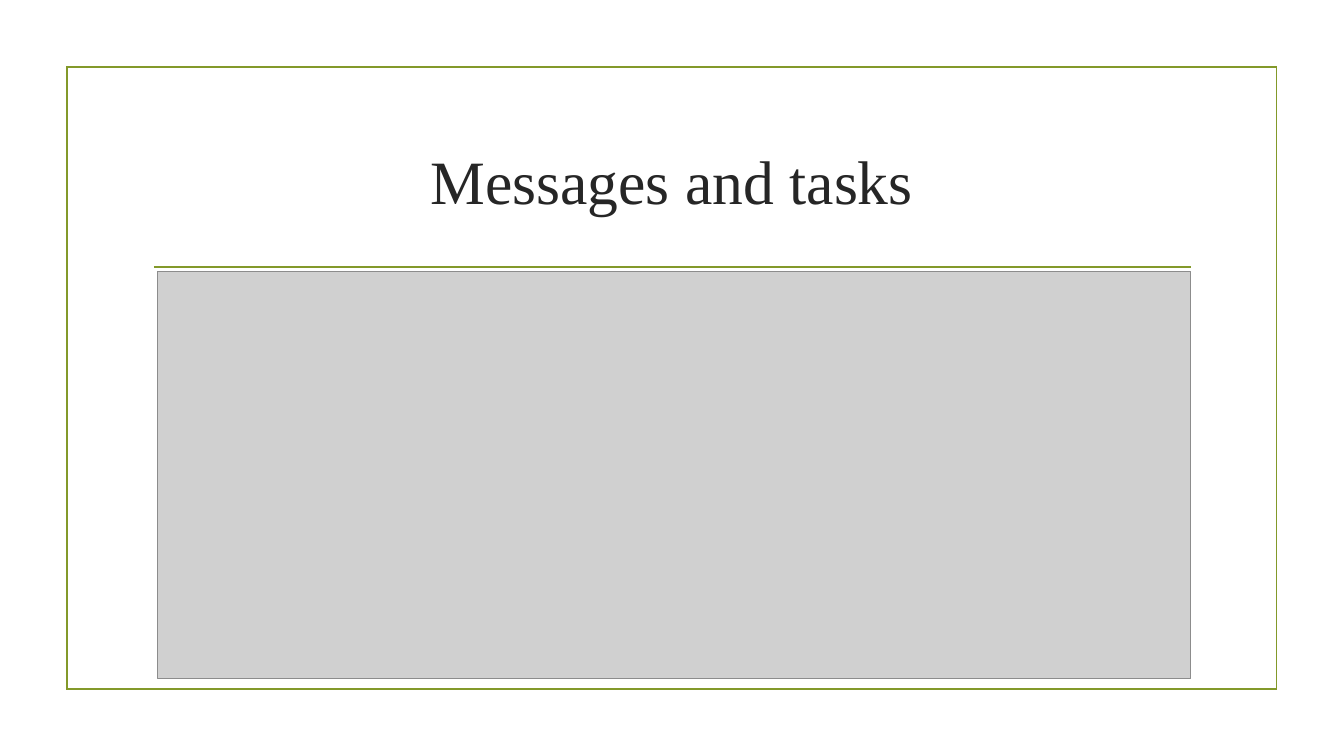
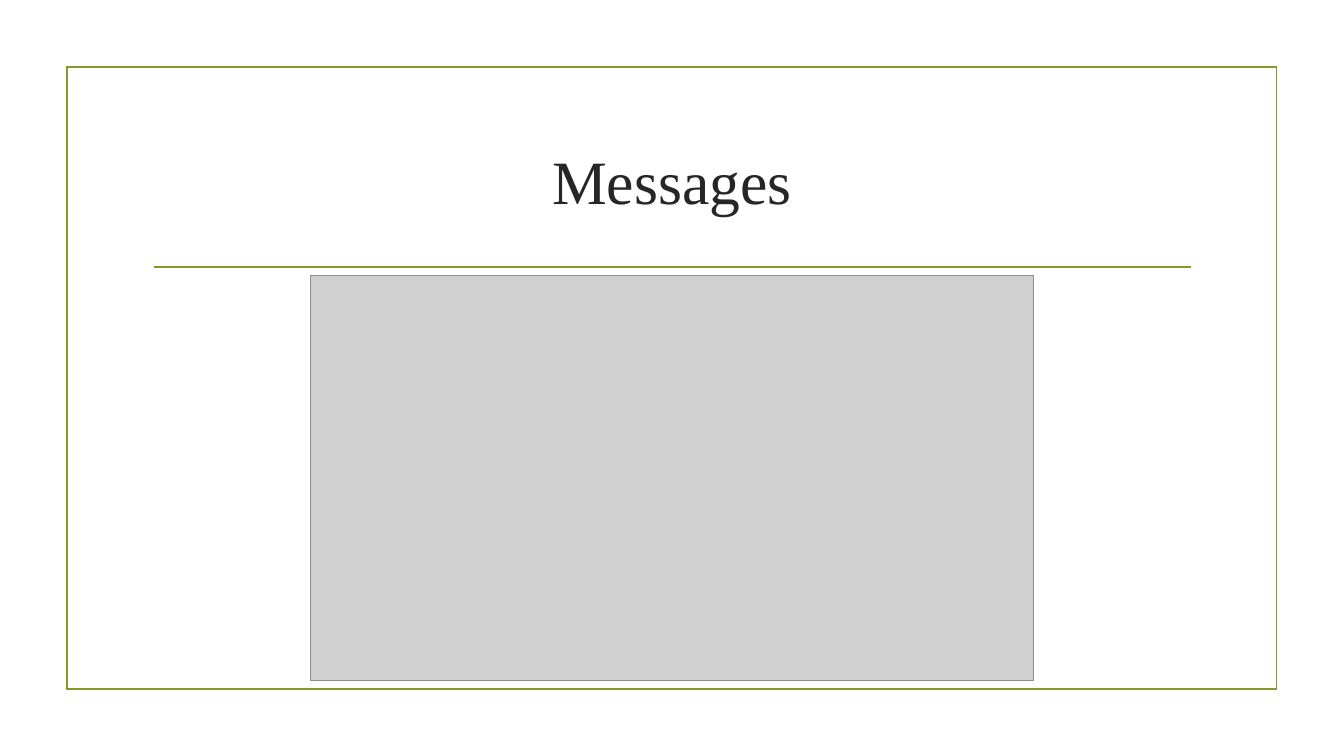
Before and after one commit to ViktorSkachkov/StudentHouse, a slide deck: slide 8 of Presentation/ProjectPresentation.pptx (slide 7 before the commit). Drawn at 1344x756 pixels with LibreOffice and Linux fonts; fonts in the diff are those of the drawing; grey boxes stand for pictures; background and template pictures are left out. Boxes give left, top, right and bottom in pixels: in the first picture for what was removed or moved away, otherwise in the second. Text is boxed around its words. In the diff, an @@ line names an element or a change of style, - is before the commit and + after.

```diff
--- a/Presentation/ProjectPresentation.pptx
+++ b/Presentation/ProjectPresentation.pptx
@@ title at bbox=[552, 163, 791, 216]: text changed @@
-Messages and tasks
+Messages
@@ picture: place and size @@
-picture at bbox=[157, 271, 1191, 680]
+picture at bbox=[311, 276, 1033, 681]
```
Also in this commit, not shown: 5 other slides changed, 4 slides added.
